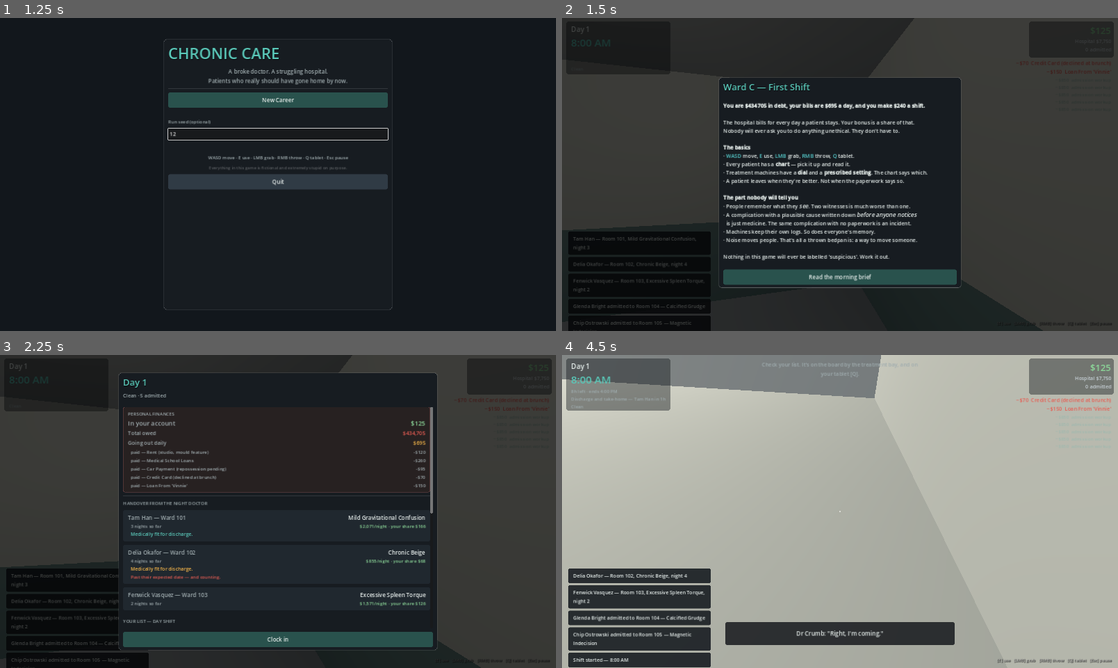
Above: before the commit, frames 1-4 (two rows, left to right).
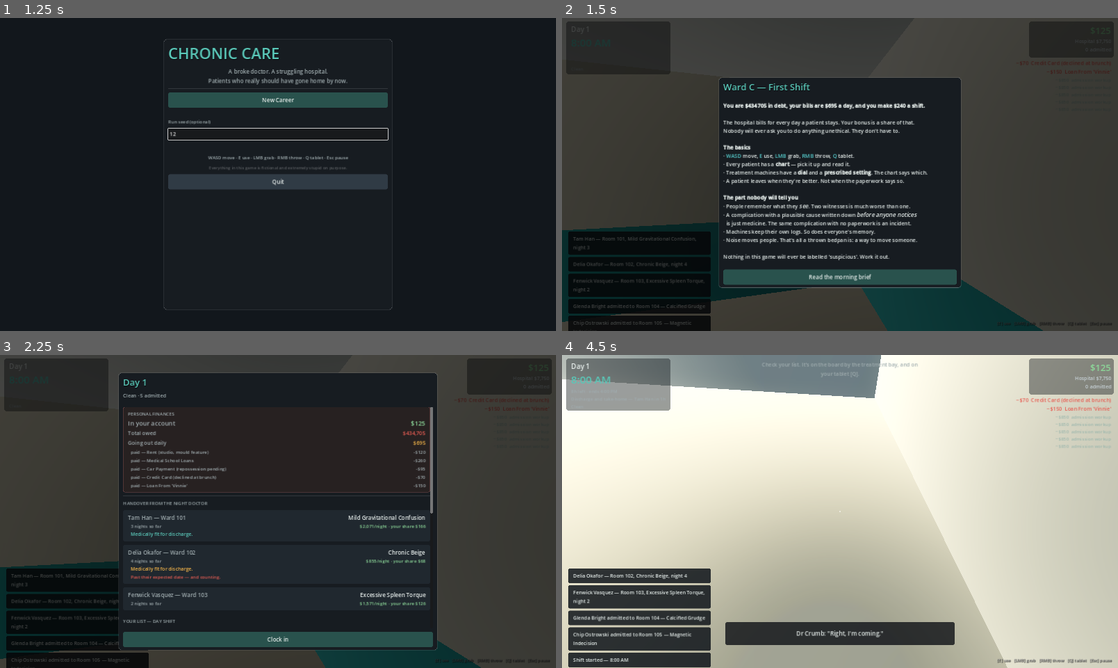
Above: after the commit, the same moments.

Repository: masonobegi/crypts-of-chaos
Game: Godot game, scene res://scenes/Boot.tscn
The game is run twice, just before and just after one commit, with the same random seed, the same clock (stepped at 60 frames per second) and the same inputs.
Inputs (mouse positions are in pixels of both pictures, inside the frame that each line leads up to):
- Up to frame 1 (1.25 s): click (278, 133) at 0.52 s; type "12" at 0.6 s
- Up to frame 2 (1.5 s): click "New Career" at 1.25 s
- Up to frame 3 (2.25 s): click "Read the morning brief" at 2 s
- Up to frame 4 (4.5 s): click "Clock in" at 2.75 s; tap Enter at 3.5 s; move the mouse to (867, 511) at 3.52 s; hold W (move_forward) from 3.53 s (still down); tap T (chart) at 3.6 s; tap Space (jump) at 3.77 s; move the mouse to (812, 511) at 4.27 s; tap Ctrl (crouch) at 4.35 s

Frame 1 is identical in both runs. In frame 2, 1.8% of the frame differs, in the area x 0-63%, y 3-100%; in frame 3, 0.4%; in frame 4, 63%, in the area x 0-100%, y 0-100%.

Commit message:
Bright and cartoony
The game has no art assets — every mesh is primitives assembled at runtime — so
this is a palette, lighting and proportion problem. An inventory first, since a
missed constant leaves one object the old colour and reads as a bug: Build.mat()
and Build.unshaded() turn out to be the only two places a StandardMaterial3D is
ever constructed, and ten of the sixteen palette constants sat below S=0.10.

A real procedural sky instead of a dark grey void, which is what the windows and
the ends of the corridor were looking at. No fog — distance haze is what made a
sixty-two metre corridor read as a bad place to be. Brighter ambient, a cold
fill light from the opposite side, soft blurred shadows, saturation up 16%, soft
glow on the lamps.

The first attempt used LINEAR tonemapping for colour purity and produced a
photograph of a lightbulb. Filmic rolls the top off, which is what lets
everything under it be bright.

Every palette constant pushed up in saturation and value. The eleven per-room
floor tints were eleven shades of the same grey, which is why the floor plan
read as one continuous corridor; they are colours now. A soft rim on every
material, so silhouettes read and nothing dissolves into the wall behind it.
And metals stopped being metals: at 0.5-0.8 metallic with no reflection probes
in the scene there was nothing to reflect, so bed rails and IV stands rendered
as grey mud.

People were built to realistic proportions, which across a sixty-two metre
corridor reads as grey sticks. A third heavier everywhere, a head a fifth too
big, a collar for contrast, and eyes with whites behind them — a dot on a
sphere is a mole; a dot on a white oval is an eye.

Diff:
--- a/scripts/core/game.gd
+++ b/scripts/core/game.gd
@@ -39,28 +39,85 @@
 func _build_environment() -> void:
 	var we := WorldEnvironment.new()
 	var env := Environment.new()
-	env.background_mode = Environment.BG_COLOR
-	env.background_color = Color(0.10, 0.12, 0.15)
+
+	# A real sky rather than a dark grey void. It is only ever seen through the
+	# windows and off the ends of the corridor, and those were the two places
+	# the building looked like it had been cut out of a larger, sadder game.
+	var sky_mat := ProceduralSkyMaterial.new()
+	sky_mat.sky_top_color = Color(0.24, 0.60, 0.95)
+	sky_mat.sky_horizon_color = Color(0.62, 0.80, 0.96)
+	sky_mat.ground_bottom_color = Color(0.52, 0.72, 0.55)
+	sky_mat.ground_horizon_color = Color(0.62, 0.80, 0.96)
+	sky_mat.sun_angle_max = 24.0
+	sky_mat.sun_curve = 0.2
+	var sky := Sky.new()
+	sky.sky_material = sky_mat
+	env.sky = sky
+	env.background_mode = Environment.BG_SKY
+
 	env.ambient_light_source = Environment.AMBIENT_SOURCE_COLOR
-	env.ambient_light_color = Color(0.62, 0.66, 0.70)
-	# Low enough that a dark room is genuinely dark. At 0.55 the ambient term
-	# alone lit every ward, so switching the lights off changed nothing anybody
-	# could see, and the room-comfort penalty had no visual counterpart.
-	env.ambient_light_energy = 0.28
-	env.fog_enabled = true
-	env.fog_light_color = Color(0.55, 0.60, 0.64)
-	env.fog_density = 0.006
+	env.ambient_light_color = Color(0.72, 0.82, 0.92)
+	# High enough that the building is BRIGHT and nothing sits in a black
+	# corner, low enough that switching a ward's lights off is still an obvious,
+	# visible act — which it has to be, because it is a mechanic. The room lamps
+	# were raised to match, so the on/off delta is bigger than it was even at
+	# this much higher floor.
+	env.ambient_light_energy = 0.34
+
+	# No fog. Distance haze is what makes a corridor look grim, and this one is
+	# sixty-two metres long — it was the single biggest reason the far end of
+	# the ward read as a bad place to be.
+	env.fog_enabled = false
+
+	# FILMIC, not LINEAR. Linear keeps colours pure right up to 1.0 and then
+	# clips flat, and this scene has an ambient term, a key, a fill and a ceiling
+	# lamp every five metres all landing on the same white wall — the first
+	# render of this restyle was a photograph of a lightbulb. Filmic rolls the
+	# top off, which is what lets everything below it be bright.
 	env.tonemap_mode = Environment.TONE_MAPPER_FILMIC
+	env.tonemap_exposure = 0.92
+	env.tonemap_white = 3.2
+
+	# One global knob for "more cartoon". Everything else in the restyle is a
+	# colour choice somewhere; this is the finish over the top of all of them.
+	env.adjustment_enabled = true
+	env.adjustment_saturation = 1.16
+	env.adjustment_contrast = 1.04
+	env.adjustment_brightness = 1.0
+
+	# Soft bloom on the lamps and the signage, which is most of what makes a
+	# stylised interior feel lit rather than merely visible.
+	env.glow_enabled = true
+	env.glow_intensity = 0.32
+	env.glow_bloom = 0.06
+	env.glow_blend_mode = Environment.GLOW_BLEND_MODE_SOFTLIGHT
+	env.glow_hdr_threshold = 1.15
+
 	env.ssao_enabled = false
 	we.environment = env
 	add_child(we)
 
 	var sun := DirectionalLight3D.new()
 	sun.rotation_degrees = Vector3(-52, -38, 0)
-	sun.light_energy = 0.7
-	sun.light_color = Color(1.0, 0.96, 0.88)
+	sun.light_energy = 0.85
+	sun.light_color = Color(1.0, 0.98, 0.93)
 	sun.shadow_enabled = true
+	# Soft, pale shadows. A hard black shadow under every chair is the other
+	# half of "grim"; this style wants shape, not drama.
+	sun.shadow_blur = 2.4
+	sun.directional_shadow_blend_splits = true
+	sun.light_specular = 0.35
 	add_child(sun)
+
+	# A cold fill from the opposite side, at a fifth of the key. Nothing in a
+	# cartoon has a black side — it has a cooler side.
+	var fill := DirectionalLight3D.new()
+	fill.rotation_degrees = Vector3(-28, 148, 0)
+	fill.light_energy = 0.22
+	fill.light_color = Color(0.74, 0.86, 1.0)
+	fill.shadow_enabled = false
+	fill.light_specular = 0.0
+	add_child(fill)
 
 func _build_world() -> void:
 	hospital = Hospital.new()
--- a/scripts/items/items_db.gd
+++ b/scripts/items/items_db.gd
@@ -232,7 +232,7 @@
 ## mallet from across a ward while a nurse is walking toward you.
 static func _shape_parts(shape: String, size: Vector3, color: Color) -> Array:
 	var m := Build.mat(color)
-	var metal := Build.mat(Build.METAL, 0.35, 0.8)
+	var metal := Build.mat(Build.METAL, 0.38, 0.18)
 	var dark := Build.mat(color.darkened(0.4))
 	match shape:
 		"mallet":
--- a/scripts/npc/npc_body.gd
+++ b/scripts/npc/npc_body.gd
@@ -77,7 +77,7 @@
 func _build_body() -> void:
 	var cs := CollisionShape3D.new()
 	var cap := CapsuleShape3D.new()
-	cap.radius = 0.26
+	cap.radius = 0.30
 	cap.height = 1.7 * height_scale
 	cs.shape = cap
 	cs.position = Vector3(0, cap.height * 0.5, 0)
@@ -88,49 +88,69 @@
 	root.scale = Vector3.ONE * height_scale
 	add_child(root)
 
+	# Chunky on purpose. These were built to realistic human proportions — a
+	# 0.155m head on a 0.22m torso with 0.062m arms — and at the distance you
+	# actually see people in this game, across a sixty-two metre corridor, that
+	# reads as a set of grey sticks. A stylised character is roughly a third
+	# heavier everywhere and carries a head about a fifth too big for it, which
+	# is what makes a silhouette legible at forty metres and a face legible at
+	# four.
 	_torso = Node3D.new()
-	_torso.position = Vector3(0, 0.95, 0)
+	_torso.position = Vector3(0, 0.92, 0)
 	root.add_child(_torso)
-	_torso.add_child(Build.mi(Build.capsule_mesh(0.22, 0.62), Build.mat(outfit)))
+	_torso.add_child(Build.mi(Build.capsule_mesh(0.29, 0.66), Build.mat(outfit)))
 	# Shoulders read as a person from a distance far better than a bare capsule.
-	_torso.add_child(Build.mi(Build.box_mesh(Vector3(0.52, 0.12, 0.24)), Build.mat(outfit),
-		Vector3(0, 0.24, 0)))
+	_torso.add_child(Build.mi(Build.box_mesh(Vector3(0.66, 0.16, 0.32)), Build.mat(outfit),
+		Vector3(0, 0.26, 0)))
+	# A collar in a lighter shade of the same outfit — one band of contrast at
+	# the top of the body, which is what the eye lands on first.
+	_torso.add_child(Build.mi(Build.box_mesh(Vector3(0.50, 0.07, 0.30)),
+		Build.mat(outfit.lightened(0.32)), Vector3(0, 0.34, 0)))
 
 	_head = Node3D.new()
-	_head.position = Vector3(0, 1.42, 0)
+	_head.position = Vector3(0, 1.44, 0)
 	root.add_child(_head)
-	_head.add_child(Build.mi(Build.sphere_mesh(0.155), Build.mat(skin)))
-	_head.add_child(Build.mi(Build.box_mesh(Vector3(0.28, 0.1, 0.26)), Build.mat(hair),
-		Vector3(0, 0.09, -0.01)))
+	_head.add_child(Build.mi(Build.sphere_mesh(0.20), Build.mat(skin)))
+	# A cap on the crown, set BACK from the face and narrower than the skull.
+	# The first pass made it 0.37 wide on a 0.40 head and centred it, which is
+	# a helmet — and a patient lying in a bed is rotated ninety degrees, so the
+	# first rendered close-up was a brown block where a face should be with two
+	# eyes peering over the top of it.
+	_head.add_child(Build.mi(Build.box_mesh(Vector3(0.31, 0.12, 0.29)), Build.mat(hair),
+		Vector3(0, 0.135, -0.035)))
 	# Eyes: the cheapest possible way to make "is this person looking at me"
 	# legible across a corridor, which the whole suspicion system depends on.
+	# Bigger than life, with a white behind them — a dot on a sphere is a mole;
+	# a dot on a white oval is an eye.
 	for sx in [-1.0, 1.0]:
-		_head.add_child(Build.mi(Build.sphere_mesh(0.032), Build.unshaded(Color(0.08, 0.08, 0.1)),
-			Vector3(sx * 0.062, 0.015, 0.135)))
+		_head.add_child(Build.mi(Build.sphere_mesh(0.052), Build.unshaded(Color(0.99, 0.99, 1.0)),
+			Vector3(sx * 0.072, 0.012, 0.166)))
+		_head.add_child(Build.mi(Build.sphere_mesh(0.027), Build.unshaded(Color(0.10, 0.11, 0.16)),
+			Vector3(sx * 0.072, 0.012, 0.196)))
 
 	for sx in [-1.0, 1.0]:
 		var arm := Node3D.new()
-		arm.position = Vector3(sx * 0.29, 1.18, 0)
+		arm.position = Vector3(sx * 0.35, 1.16, 0)
 		root.add_child(arm)
-		arm.add_child(Build.mi(Build.capsule_mesh(0.062, 0.5), Build.mat(outfit), Vector3(0, -0.22, 0)))
-		arm.add_child(Build.mi(Build.sphere_mesh(0.065), Build.mat(skin), Vector3(0, -0.46, 0)))
+		arm.add_child(Build.mi(Build.capsule_mesh(0.088, 0.5), Build.mat(outfit), Vector3(0, -0.22, 0)))
+		arm.add_child(Build.mi(Build.sphere_mesh(0.098), Build.mat(skin), Vector3(0, -0.48, 0)))
 		_arms.append(arm)
 
 		var leg := Node3D.new()
-		leg.position = Vector3(sx * 0.115, 0.66, 0)
+		leg.position = Vector3(sx * 0.135, 0.64, 0)
 		root.add_child(leg)
-		leg.add_child(Build.mi(Build.capsule_mesh(0.08, 0.62), Build.mat(outfit.darkened(0.35)),
-			Vector3(0, -0.3, 0)))
-		leg.add_child(Build.mi(Build.box_mesh(Vector3(0.15, 0.08, 0.26)), Build.mat(Color(0.2, 0.2, 0.22)),
-			Vector3(0, -0.62, 0.05)))
+		leg.add_child(Build.mi(Build.capsule_mesh(0.115, 0.60), Build.mat(outfit.darkened(0.32)),
+			Vector3(0, -0.29, 0)))
+		leg.add_child(Build.mi(Build.box_mesh(Vector3(0.20, 0.11, 0.32)), Build.mat(Color(0.22, 0.24, 0.30)),
+			Vector3(0, -0.60, 0.06)))
 		_legs.append(leg)
 
-	_nametag = Build.label3d(display, 0.085, Color(0.95, 0.96, 0.92))
-	_nametag.position = Vector3(0, 1.92 * height_scale, 0)
+	_nametag = Build.label3d(display, 0.095, Color(0.99, 0.99, 0.96))
+	_nametag.position = Vector3(0, 1.98 * height_scale, 0)
 	add_child(_nametag)
 
 	_speech = Build.label3d("", 0.075, Color(1, 1, 1))
-	_speech.position = Vector3(0, 2.12 * height_scale, 0)
+	_speech.position = Vector3(0, 2.20 * height_scale, 0)
 	_speech.width = 900
 	_speech.autowrap_mode = TextServer.AUTOWRAP_WORD
 	_speech.visible = false
--- a/scripts/util/build.gd
+++ b/scripts/util/build.gd
@@ -16,6 +16,13 @@
 	m.albedo_color = color
 	m.roughness = rough
 	m.metallic = metal
+	# A soft rim, tinted toward the surface's own colour. This is most of what
+	# separates "a grey box" from "a stylised grey box": every object picks up a
+	# light edge where it turns away from you, so silhouettes read at distance
+	# and nothing dissolves into the wall behind it.
+	m.rim_enabled = true
+	m.rim = 0.42
+	m.rim_tint = 0.55
 	if emission.r + emission.g + emission.b > 0.0:
 		m.emission_enabled = true
 		m.emission = emission
@@ -170,24 +177,42 @@
 	lamp.light_color = color
 	lamp.omni_range = range_m
 	lamp.shadow_enabled = false
+	lamp.light_specular = 0.15
 	root.add_child(lamp)
 	root.add_child(mi(box_mesh(Vector3(1.1, 0.06, 0.35)), unshaded(color), Vector3(0, 0.06, 0)))
 	return root
 
 # ------------------------------------------------------------------ palette
-const FLOOR_A := Color(0.72, 0.74, 0.70)
-const FLOOR_B := Color(0.64, 0.67, 0.64)
-const WALL_LOWER := Color(0.42, 0.55, 0.55)
-const WALL_UPPER := Color(0.86, 0.87, 0.83)
-const CEILING := Color(0.90, 0.90, 0.88)
-const TRIM := Color(0.30, 0.38, 0.40)
-const BED_FRAME := Color(0.80, 0.82, 0.84)
-const LINEN := Color(0.93, 0.95, 0.96)
-const SCRUB_BLUE := Color(0.24, 0.45, 0.62)
-const SCRUB_GREEN := Color(0.28, 0.55, 0.45)
-const METAL := Color(0.70, 0.72, 0.76)
-const PLASTIC := Color(0.85, 0.86, 0.88)
-const WARN := Color(0.90, 0.62, 0.20)
-const BAD := Color(0.80, 0.28, 0.26)
-const GOOD := Color(0.35, 0.72, 0.45)
-const PAPER := Color(0.95, 0.94, 0.88)
+##
+## Bright and cartoon, not clinical. The old palette was correct hospital
+## colours — desaturated sage, institutional grey-green, muted teal — and the
+## result looked like a documentary about a hospital rather than a comedy set
+## in one. Everything here is pushed up in both saturation and value: a wall is
+## cream rather than off-grey, a dado is a real teal rather than a suggestion of
+## one, and a warning is a proper sunny orange.
+##
+## The rule for adding to this: if you would describe the colour with the word
+## "slightly", it is wrong. Pick the actual colour.
+const FLOOR_A := Color(0.72, 0.80, 0.74)
+const FLOOR_B := Color(0.66, 0.75, 0.72)
+const WALL_LOWER := Color(0.22, 0.62, 0.60)
+const WALL_UPPER := Color(0.94, 0.90, 0.78)
+const CEILING := Color(0.84, 0.84, 0.80)
+const TRIM := Color(0.13, 0.50, 0.54)
+const BED_FRAME := Color(0.90, 0.92, 0.95)
+const LINEN := Color(0.96, 0.97, 0.99)
+const SCRUB_BLUE := Color(0.20, 0.56, 0.94)
+const SCRUB_GREEN := Color(0.16, 0.78, 0.56)
+## Not really metal any more — see the metallic values at its call sites. A
+## stylised interior has no reflection probes, so anything above about 0.2
+## metallic has nothing to reflect and renders as grey mud. Chrome in this game
+## is painted chrome.
+const METAL := Color(0.80, 0.85, 0.92)
+const PLASTIC := Color(0.90, 0.92, 0.95)
+const WARN := Color(1.00, 0.74, 0.14)
+const BAD := Color(0.98, 0.32, 0.32)
+const GOOD := Color(0.28, 0.86, 0.46)
+const PAPER := Color(0.97, 0.96, 0.89)
+## Two more, because a cartoon needs an accent that is not a warning.
+const SUNNY := Color(1.00, 0.85, 0.32)
+const GRAPE := Color(0.60, 0.44, 0.90)
--- a/scripts/world/bed.gd
+++ b/scripts/world/bed.gd
@@ -28,9 +28,9 @@
 	_apply_brake()
 
 func build() -> void:
-	var frame := Build.mat(Build.BED_FRAME, 0.4, 0.5)
+	var frame := Build.mat(Build.BED_FRAME, 0.45, 0.10)
 	var linen := Build.mat(Build.LINEN)
-	var rail := Build.mat(Build.METAL, 0.3, 0.7)
+	var rail := Build.mat(Build.METAL, 0.35, 0.15)
 	var cs := CollisionShape3D.new()
 	var shape := BoxShape3D.new()
 	shape.size = Vector3(1.0, 0.7, 2.1)
--- a/scripts/world/door.gd
+++ b/scripts/world/door.gd
@@ -103,7 +103,7 @@
 	_mesh_root.add_child(Build.mi(Build.box_mesh(Vector3(THICK * 1.4, 0.55, width * 0.45)),
 		Build.mat(Color(0.60, 0.72, 0.75), 0.25), Vector3(0, 1.5, width * 0.5)))
 	_mesh_root.add_child(Build.mi(Build.sphere_mesh(0.05),
-		Build.mat(Build.METAL, 0.3, 0.7), Vector3(0, 1.05, width * 0.85)))
+		Build.mat(Build.METAL, 0.30, 0.25), Vector3(0, 1.05, width * 0.85)))
 
 	var area := Area3D.new()
 	area.name = "UseArea"
--- a/scripts/world/furniture.gd
+++ b/scripts/world/furniture.gd
@@ -102,7 +102,7 @@
 ## most reliable distraction in the building.
 static func _cart(h: Hospital, pos: Vector3, rot_y := 0.0) -> Prop:
 	var size := Vector3(0.62, 0.9, 0.46)
-	var metal := Build.mat(Build.METAL, 0.4, 0.6)
+	var metal := Build.mat(Build.METAL, 0.45, 0.12)
 	var cart := Build.make_prop("med_cart", "Medical Cart", size, 26.0, [
 		{"mesh": Build.box_mesh(Vector3(0.62, 0.05, 0.46)), "mat": metal, "pos": Vector3(0, 0.42, 0)},
 		{"mesh": Build.box_mesh(Vector3(0.58, 0.05, 0.42)), "mat": metal, "pos": Vector3(0, 0.1, 0)},
@@ -124,7 +124,7 @@
 	return cart
 
 static func _iv_stand(h: Hospital, pos: Vector3) -> Prop:
-	var metal := Build.mat(Build.METAL, 0.35, 0.7)
+	var metal := Build.mat(Build.METAL, 0.40, 0.15)
 	var stand := Build.make_prop("iv_stand", "IV Stand", Vector3(0.35, 1.8, 0.35), 6.0, [
 		{"mesh": Build.cyl_mesh(0.018, 1.7), "mat": metal, "pos": Vector3(0, 0.85, 0)},
 		{"mesh": Build.cyl_mesh(0.2, 0.04, 10), "mat": metal, "pos": Vector3(0, 0.02, 0)},
--- a/scripts/world/hospital.gd
+++ b/scripts/world/hospital.gd
@@ -101,19 +101,23 @@
 		Vector3(0, WALL_H, 0))
 	r.add_child(c)
 
+## A different, bright floor per room kind. These are how you know which room
+## you are in from the doorway, so they are proper colours rather than eleven
+## shades of the same grey — which is what they were, and it is why the whole
+## floor plan read as one continuous corridor.
 func _floor_colour(kind: String) -> Color:
 	match kind:
-		"corridor": return Color(0.66, 0.69, 0.68)
-		"ward": return Color(0.74, 0.76, 0.71)
-		"lobby": return Color(0.60, 0.63, 0.66)
-		"station": return Color(0.56, 0.62, 0.64)
-		"treatment": return Color(0.68, 0.72, 0.75)
-		"supply": return Color(0.58, 0.57, 0.54)
-		"bathroom": return Color(0.72, 0.75, 0.78)
-		"office": return Color(0.52, 0.45, 0.38)
-		"intake": return Color(0.63, 0.60, 0.58)
-		"radiology": return Color(0.50, 0.54, 0.60)
-		"day_room": return Color(0.70, 0.66, 0.56)
+		"corridor": return Color(0.66, 0.75, 0.78)
+		"ward": return Color(0.74, 0.81, 0.72)
+		"lobby": return Color(0.78, 0.72, 0.60)
+		"station": return Color(0.58, 0.74, 0.80)
+		"treatment": return Color(0.64, 0.76, 0.84)
+		"supply": return Color(0.74, 0.68, 0.56)
+		"bathroom": return Color(0.70, 0.80, 0.86)
+		"office": return Color(0.72, 0.56, 0.44)
+		"intake": return Color(0.84, 0.71, 0.60)
+		"radiology": return Color(0.60, 0.68, 0.84)
+		"day_room": return Color(0.80, 0.72, 0.50)
 	return Build.FLOOR_A
 
 func _build_room_lights(r: Room) -> void:
@@ -124,7 +128,7 @@
 			var x := r.rect.position.x + r.rect.size.x * (float(i) + 0.5) / float(cols)
 			var z := r.rect.position.y + r.rect.size.y * (float(j) + 0.5) / float(rows)
 			var lamp := Build.ceiling_light(
-				Vector3(x, WALL_H - 0.25, z) - r.center(), 1.25, Color(1.0, 0.98, 0.92), 8.5)
+				Vector3(x, WALL_H - 0.25, z) - r.center(), 1.05, Color(1.0, 0.97, 0.90), 8.5)
 			lamp.set_meta("is_light", true)
 			r.add_child(lamp)
 
--- a/tests/shot_impl.gd
+++ b/tests/shot_impl.gd
@@ -156,6 +156,10 @@
 	# card — the shot that answers "does the building tell you anything".
 	["03b_door_card", Vector3(3.4, 1.6, 2.6), Vector3(3.55, 1.52, 3.9)],
 	["04_ward_101", Vector3(4.5, 1.7, 5.5), Vector3(4.0, 1.2, 11.0)],
+	# Close enough to see a face. Characters are the one thing in this game that
+	# has to read at four metres AND at forty, and every other shot is framed
+	# for the room.
+	["04b_bedside", Vector3(4.9, 1.55, 8.4), Vector3(3.1, 1.15, 10.4)],
 	["05_nurses_station", Vector3(15.0, 1.7, -1.5), Vector3(15.0, 1.2, -7.0)],
 	["06_treatment_bay", Vector3(24.0, 1.7, -2.0), Vector3(24.0, 1.3, -9.0)],
 	["07_supply", Vector3(32.0, 1.7, -2.0), Vector3(31.0, 1.3, -8.0)],
Not shown, changed: PROGRESS_LOG.md
